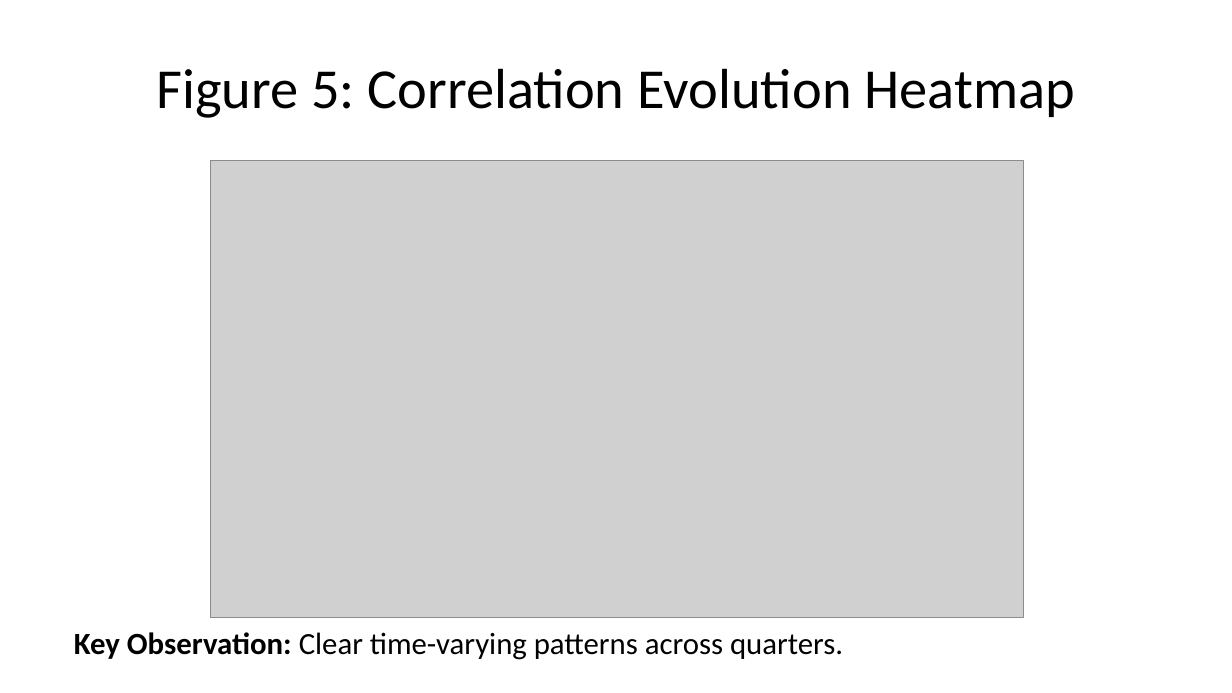
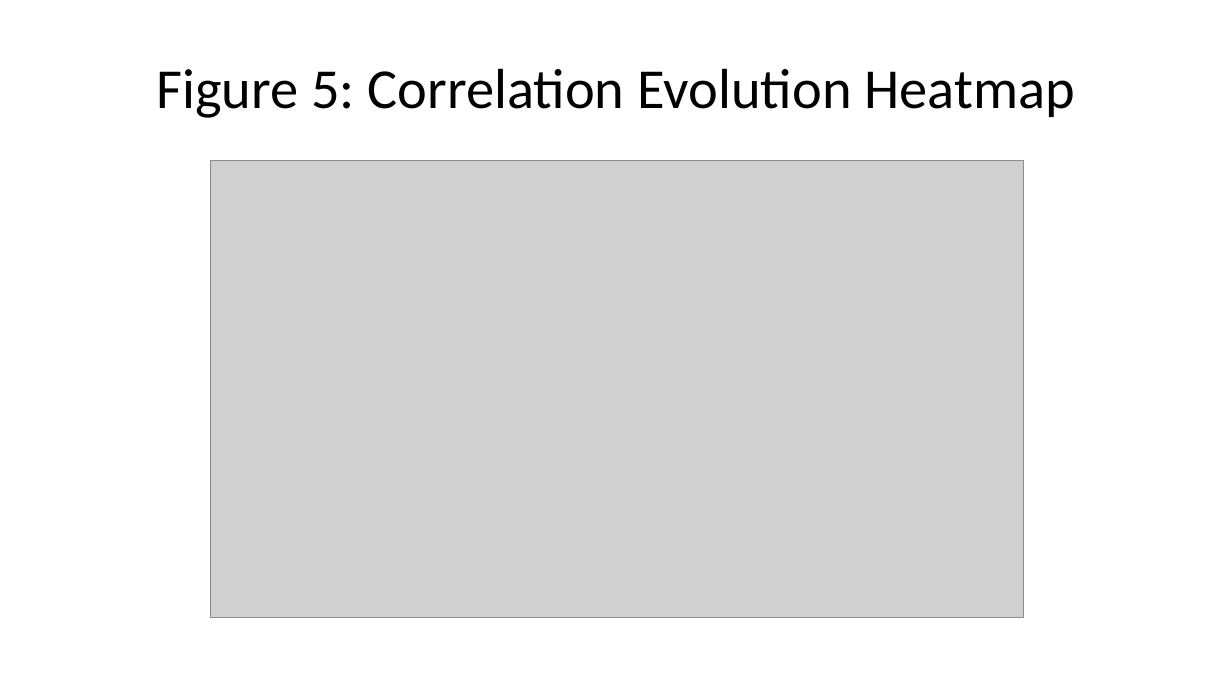
Before and after one commit to SakethKanchi/Cryptocurrency_Commodity_Correlation, a slide deck: slide 28 of presentation.pptx (slide 23 before the commit). Drawn at 1232x693 pixels with LibreOffice and Linux fonts; fonts in the diff are those of the drawing; grey boxes stand for pictures. Boxes give left, top, right and bottom in pixels: in the first picture for what was removed or moved away, otherwise in the second. Text is boxed around its words. In the diff, an @@ line names an element or a change of style, - is before the commit and + after.

```diff
--- a/presentation.pptx
+++ b/presentation.pptx
@@ text removed at (74,632,843,660) @@
-Key Observation: Clear time-varying patterns across quarters.
```
Also in this commit, not shown: 33 other slides changed, 14 slides added, 3 slides removed, 11 other files.
